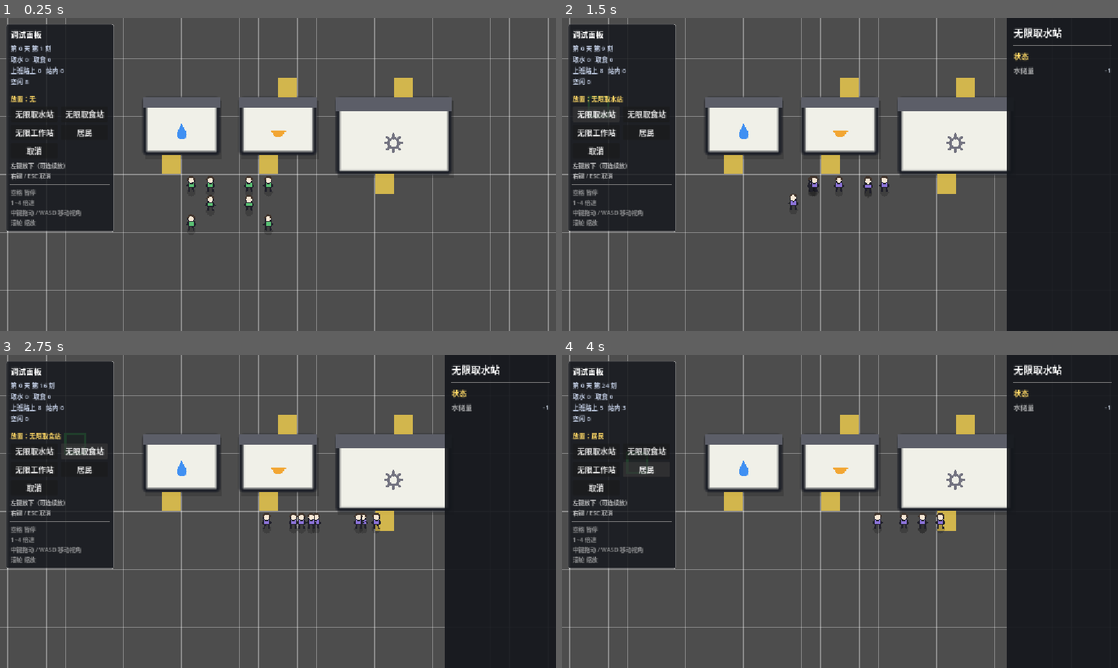
Above: before the commit, frames 1-4 (two rows, left to right).
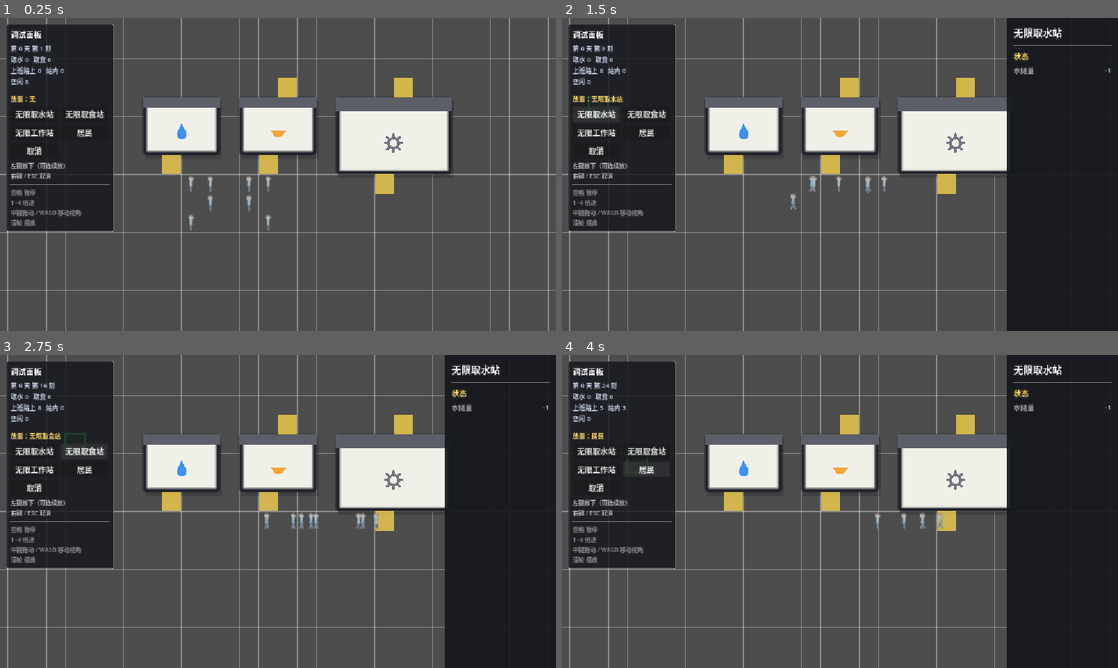
Above: after the commit, the same moments.

Repository: Boring-Coils/new-world
Game: Godot game, scene res://Scenes/TestScene.tscn
Two runs of this game, one before a commit and one after it. Both use one fixed random seed, a clock stepped at 60 frames per second and the inputs below. This scene is started directly instead of the project's main scene.
Inputs (mouse positions are in pixels of both pictures, inside the frame that each line leads up to):
- Up to frame 1 (0.25 s): no input
- Up to frame 2 (1.5 s): click (745, 127) at 0.52 s; click "无限取水站" at 1.25 s
- Up to frame 3 (2.75 s): click "无限取食站" at 2 s
- Up to frame 4 (4 s): click "无限工作站" at 2.75 s; click "居民" at 3.5 s

The runs differ from the first frame. In frame 1, 0.5% of the frame differs, in the area x 33-50%, y 50-69%; in frame 2, 0.4%; in frame 3, 0.5%; in frame 4, 0.3%.

Commit message:
feat: 居民外观改为 Blender 渲染的序列帧精灵
- 新增 Tools/Blender/make_human.py：脚本化建模、走路动画、批量渲染
- Assets/Human/blue：idle 1 帧 + walk 8 帧，128x128 透明 PNG（已开 mipmap）
- HumanVisual 重写为 AnimatedSprite2D，按预设枚举取素材，往左用 flip_h 镜像
- GlobalEnum 新增 Outfit 枚举：颜色只能从预设里选，不再接受自由 RGB
- Human.outfit_color 改为 outfit 枚举，移动时按方向更新朝向

Diff:
--- a/Scenes/Human/Human.tscn
+++ b/Scenes/Human/Human.tscn
@@ -2,9 +2,13 @@
 
 [ext_resource type="Script" uid="uid://gby7aaicdm6c" path="res://Scripts/Human/Human.gd" id="1_1mkh7"]
 [ext_resource type="Script" path="res://Scripts/Buff/BuffSystem.gd" id="2_bufsys"]
+[ext_resource type="Script" path="res://Scripts/Human/HumanVisual.gd" id="3_visual"]
 
 [node name="HumanRoot" type="Node2D" unique_id=2135791647]
 script = ExtResource("1_1mkh7")
 
 [node name="BuffSystem" type="Node" parent="."]
 script = ExtResource("2_bufsys")
+
+[node name="Visual" type="Node2D" parent="."]
+script = ExtResource("3_visual")
--- a/Scripts/Enum/GlobalEnum.gd
+++ b/Scripts/Enum/GlobalEnum.gd
@@ -22,3 +22,11 @@
 	STUN,## 眩晕：不能工作，移动变慢
 	THIRST,## 口渴：每刻额外扣水
 }
+
+## 衣服颜色预设。[br]
+## 只允许用这里列出的几种，不能随便指定 RGB——每多一种颜色就得在 Blender 里
+## 重新渲染一整套序列帧，所以颜色必须是「一张表」而不是一个自由变量。[br]
+## 新增颜色：这里加一项 → 到 HumanVisual.PRESETS 里登记素材目录。
+enum Outfit{
+	BLUE,## 蓝色（目前唯一）
+}
--- a/Scripts/Human/Human.gd
+++ b/Scripts/Human/Human.gd
@@ -66,6 +66,13 @@
 ## 当前储食物量（g）
 @export var food: float = MAX_FOOD
 
+## 衣服颜色。只能从预设里选（见 [enum GlobalEnum.Outfit]），不给自由 RGB。
+@export var outfit: GlobalEnum.Outfit = GlobalEnum.Outfit.BLUE:
+	set(value):
+		outfit = value
+		if is_instance_valid(visual):
+			visual.outfit = value
+
 ## 当前目标
 var goal: Goal = Goal.NONE
 
@@ -86,6 +93,9 @@
 
 ## 挂在身上的状态效果，子节点，见 [BuffSystem]
 @onready var buff_system: BuffSystem = $BuffSystem
+
+## 外观节点，子节点，见 [HumanVisual]
+@onready var visual: HumanVisual = $Visual
 
 ## 是否正在「被新建筑挤出来」，这段时间不做新决策
 var _is_relocating: bool = false
@@ -111,8 +121,9 @@
 	_decision_offset = randi() % DECISION_INTERVAL
 	_random_speed_offset = 0.9 + randf() * 0.2
 	buff_system.attach(self)
+	visual.outfit = outfit
+	visual.set_moving(false)
 	TickManager.register_human(self)
-	queue_redraw()
 
 
 func _exit_tree() -> void:
@@ -145,6 +156,9 @@
 			_move()
 		Phase.WAITING:
 			_update_wait()
+
+	# 表现层：在走路就播走路动画，其它时候站着
+	visual.set_moving(phase == Phase.MOVING)
 
 
 # ---------------------------------------------------------------------------
@@ -296,7 +310,6 @@
 	path = new_path
 	path_index = 0
 	phase = Phase.MOVING
-	queue_redraw()
 
 
 ## 按切比雪夫距离找最近的一个建筑
@@ -321,7 +334,6 @@
 	path.clear()
 	path_index = 0
 	wait_left = 0
-	queue_redraw()
 
 
 ## 被新建筑压在下面时由建筑那边调用：自己走到最近的空地，走完再重新决策
@@ -359,7 +371,6 @@
 	path_index = 0
 	phase = Phase.MOVING
 	_is_relocating = true
-	queue_redraw()
 
 
 # ---------------------------------------------------------------------------
@@ -374,6 +385,10 @@
 		var destination := WorldGridGlobal.world.cell_to_world(path[path_index])
 		var to_destination := destination - position
 		var distance := to_destination.length()
+
+		# 朝向跟着移动方向走（贴图朝右，往左就镜像）
+		if absf(to_destination.x) > 0.001:
+			visual.set_facing(to_destination.x > 0.0)
 
 		if distance <= step:
 			position = destination
@@ -397,7 +412,6 @@
 		_is_relocating = false
 		phase = Phase.IDLE
 		goal = Goal.NONE
-		queue_redraw()
 		_decide()
 		return
 
@@ -432,51 +446,9 @@
 			if target is WorkStation:
 				target.enter(self)
 			hide()
-			queue_redraw()
 			return
 
 	# 补给完了，马上重新决策一次，不干等下一个 5 刻
 	target = null
 	_go_idle()
 	_decide()
-
-
-# ---------------------------------------------------------------------------
-# 绘制（测试用：一个色点）
-# ---------------------------------------------------------------------------
-
-func _draw() -> void:
-	# 白模小人：头 + 身体 + 四肢。衣服颜色表示当前在干什么。
-	var outfit := _get_outfit_color()
-	var skin := Color(0.96, 0.90, 0.83)
-	var outline := Color(0.13, 0.13, 0.17)
-
-	# 脚下的影子
-	draw_circle(Vector2(0.0, 4.2), 2.2, Color(0.0, 0.0, 0.0, 0.18))
-	# 腿
-	draw_line(Vector2(-1.0, 1.6), Vector2(-1.3, 4.0), outline, 0.9)
-	draw_line(Vector2(1.0, 1.6), Vector2(1.3, 4.0), outline, 0.9)
-	# 身体
-	draw_rect(Rect2(-1.6, -0.6, 3.2, 2.4), outfit, true)
-	draw_rect(Rect2(-1.6, -0.6, 3.2, 2.4), outline, false, 0.5)
-	# 手臂
-	draw_line(Vector2(-1.6, 0.0), Vector2(-2.4, 1.2), outline, 0.8)
-	draw_line(Vector2(1.6, 0.0), Vector2(2.4, 1.2), outline, 0.8)
-	# 头
-	draw_circle(Vector2(0.0, -2.1), 1.7, skin)
-	draw_arc(Vector2(0.0, -2.1), 1.7, 0.0, TAU, 14, outline, 0.5)
-	# 头发
-	draw_arc(Vector2(0.0, -2.2), 1.7, PI * 1.02, PI * 1.98, 10, Color(0.26, 0.21, 0.18), 0.9)
-
-
-## 衣服颜色 = 当前状态
-func _get_outfit_color() -> Color:
-	match goal:
-		Goal.WATER:
-			return Color(0.30, 0.65, 0.95)  # 去取水：蓝
-		Goal.FOOD:
-			return Color(0.95, 0.65, 0.20)  # 去取食：橙
-		Goal.WORK:
-			return Color(0.55, 0.45, 0.85)  # 上班：紫
-		_:
-			return Color(0.35, 0.75, 0.45)  # 空闲：绿
--- /dev/null
+++ b/Scripts/Human/HumanVisual.gd
@@ -0,0 +1,99 @@
+extends Node2D
+class_name HumanVisual
+
+## 居民外观：Blender 渲染出来的 2D 序列帧，侧面朝右。[br]
+## 往左走时用 [member AnimatedSprite2D.flip_h] 水平镜像，所以只需要渲染一个朝向。[br]
+## [b]颜色只能是预设里的几种[/b]：每多一种颜色就要在 Blender 里重渲一整套图，[br]
+## 所以这里用 [member outfit] 指定「哪一套」，而不是让外面传一个 RGB 进来。
+
+## 预设表：枚举 → 素材目录 + 走路帧数。[br]
+## 新增颜色：先在 [enum GlobalEnum.Outfit] 加一项，再在这里登记目录。
+const PRESETS := {
+	GlobalEnum.Outfit.BLUE: {
+		"dir": "res://Assets/Human/blue/",
+		"walk_frames": 8,
+	},
+}
+
+## 128 px 的贴图缩到 0.08，正好让小人约 8 个世界单位高（和原来的白模一致，
+## 脚底落在 y ≈ +4 的位置）
+const SPRITE_SCALE: float = 0.08
+
+## 走路动画的播放速度（帧/秒），和 Blender 里 12 fps 对齐
+const WALK_FPS: float = 12.0
+
+## 当前用的是哪一套颜色
+@export var outfit: GlobalEnum.Outfit = GlobalEnum.Outfit.BLUE:
+	set(value):
+		outfit = value
+		if _sprite != null:
+			_apply_outfit()
+
+## 精灵本体
+var _sprite: AnimatedSprite2D
+
+## 当前是不是在走路，避免每刻重复 play
+var _moving: bool = false
+
+
+func _ready() -> void:
+	_sprite = AnimatedSprite2D.new()
+	_sprite.name = "Sprite"
+	_sprite.scale = Vector2(SPRITE_SCALE, SPRITE_SCALE)
+	# 128 px 的贴图在屏幕上只剩 30 来像素，必须走 mipmap，否则缩小后会闪
+	_sprite.texture_filter = CanvasItem.TEXTURE_FILTER_LINEAR_WITH_MIPMAPS
+	add_child(_sprite)
+	_apply_outfit()
+
+
+## 按当前预设换一套序列帧
+func _apply_outfit() -> void:
+	var preset: Dictionary = PRESETS.get(outfit, {})
+	if preset.is_empty():
+		push_warning("HumanVisual：没有登记这个颜色的素材 %s" % outfit)
+		return
+	_sprite.sprite_frames = _build_frames(preset["dir"], preset["walk_frames"])
+	_sprite.play("walk" if _moving else "idle")
+
+
+## 从目录里把 idle 和 walk 的帧装进 [SpriteFrames]。[br]
+## 没做成 .tres 是为了少一个要手工维护的资源文件：目录里有什么帧就播什么。
+func _build_frames(dir: String, walk_frames: int) -> SpriteFrames:
+	var frames := SpriteFrames.new()
+	frames.remove_animation("default")
+
+	frames.add_animation("idle")
+	frames.set_animation_loop("idle", true)
+	frames.set_animation_speed("idle", 1.0)
+	var idle_texture := load(dir + "idle_0.png") as Texture2D
+	if idle_texture != null:
+		frames.add_frame("idle", idle_texture)
+
+	frames.add_animation("walk")
+	frames.set_animation_loop("walk", true)
+	frames.set_animation_speed("walk", WALK_FPS)
+	for i in range(walk_frames):
+		var texture := load("%swalk_%d.png" % [dir, i]) as Texture2D
+		if texture != null:
+			frames.add_frame("walk", texture)
+
+	return frames
+
+
+## 由 [Human] 每刻调用：走路播 walk，站着播 idle
+func set_moving(moving: bool) -> void:
+	if moving == _moving:
+		return
+	_moving = moving
+	if _sprite == null or _sprite.sprite_frames == null:
+		return
+	var animation_name := "walk" if moving else "idle"
+	if _sprite.sprite_frames.has_animation(animation_name):
+		_sprite.play(animation_name)
+
+
+## 朝右走传 true，朝左走传 false（贴图本身朝右，往左靠镜像）
+func set_facing(right: bool) -> void:
+	if _sprite == null:
+		return
+	_sprite.flip_h = not right
Binary file added: Assets/Human/blue/idle_0.png
Not shown, added: Assets/Human/blue/idle_0.png.import
Binary file added: Assets/Human/blue/walk_0.png
Not shown, added: Assets/Human/blue/walk_0.png.import
Binary file added: Assets/Human/blue/walk_1.png
Not shown, added: Assets/Human/blue/walk_1.png.import
Binary file added: Assets/Human/blue/walk_2.png
Not shown, added: Assets/Human/blue/walk_2.png.import
Binary file added: Assets/Human/blue/walk_3.png
Not shown, added: Assets/Human/blue/walk_3.png.import
Binary file added: Assets/Human/blue/walk_4.png
Not shown, added: Assets/Human/blue/walk_4.png.import
(and 8 more such lines)
